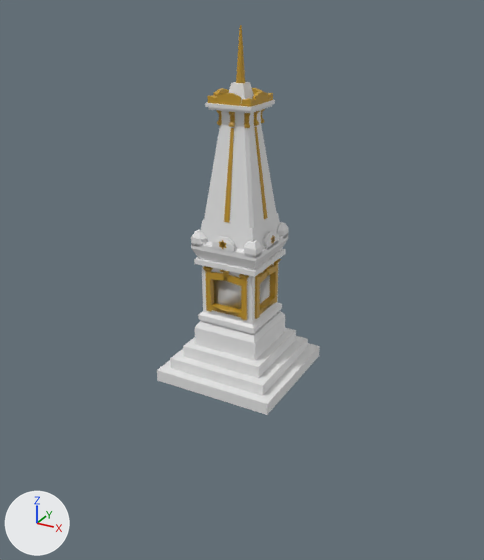
What one commit did to the FBX model Assets/Models/Envirotment/Deff/Tugu.fbx.
Before and after are seen from a 50 mm camera at (3.24, -5.86, 3.97) aimed at (0.14, -0.22, 1.15). Lighting does not change. The marker at lower left points along +X, +Y and +Z. Where no turn or scale is listed for an object, it has been applied to the vertices.

Script lines for the objects in view, before the commit:
```python
me_cube_056 = bpy.data.meshes.new('Cube.056')
me_cube_056.from_pydata(...)  # 1636 vertices, 1562 faces; spans x -0.69..0.69, y -0.69..0.69, z -0.07..3.63
# faces by material slot: [1266, 296]
me_cube_056.materials.append(mat_material_001)  # yellow #c0952a
me_cube_056.materials.append(mat_material_002)  # white #e7e7e7
ob_cube_004 = bpy.data.objects.new('Cube.004', me_cube_056)
ob_cube_004.location = (0.0, 0.0, 0.0)
```
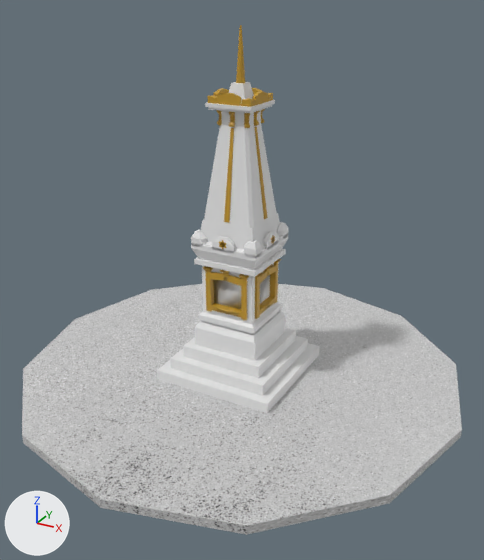
Commit message: RevTugu
AddTugu

Where the change shows, as pixel boxes [x1, y1, x2, y2] in the pictures (484 x 560 px):
'Cube.039', added: after [22, 284, 462, 535]

What the commit changed:
Picture 'TuguBase.png' (img_tugubase_png) is new.
Material 'Material.005' (mat_material_005) is new.
Its texture is img_tugubase_png.
Mesh me_cube_085 is new.
It is a 12-sided cylinder along z spanning x -2.5..2.5, y -2.5..2.5, z -0.14..-0.05.
It uses material mat_material_005 (picture img_tugubase_png).
Object 'Cube.039' (ob_cube_039) is new; it shows me_cube_085.
Its location is (0.0, 0.0, 0.0).
